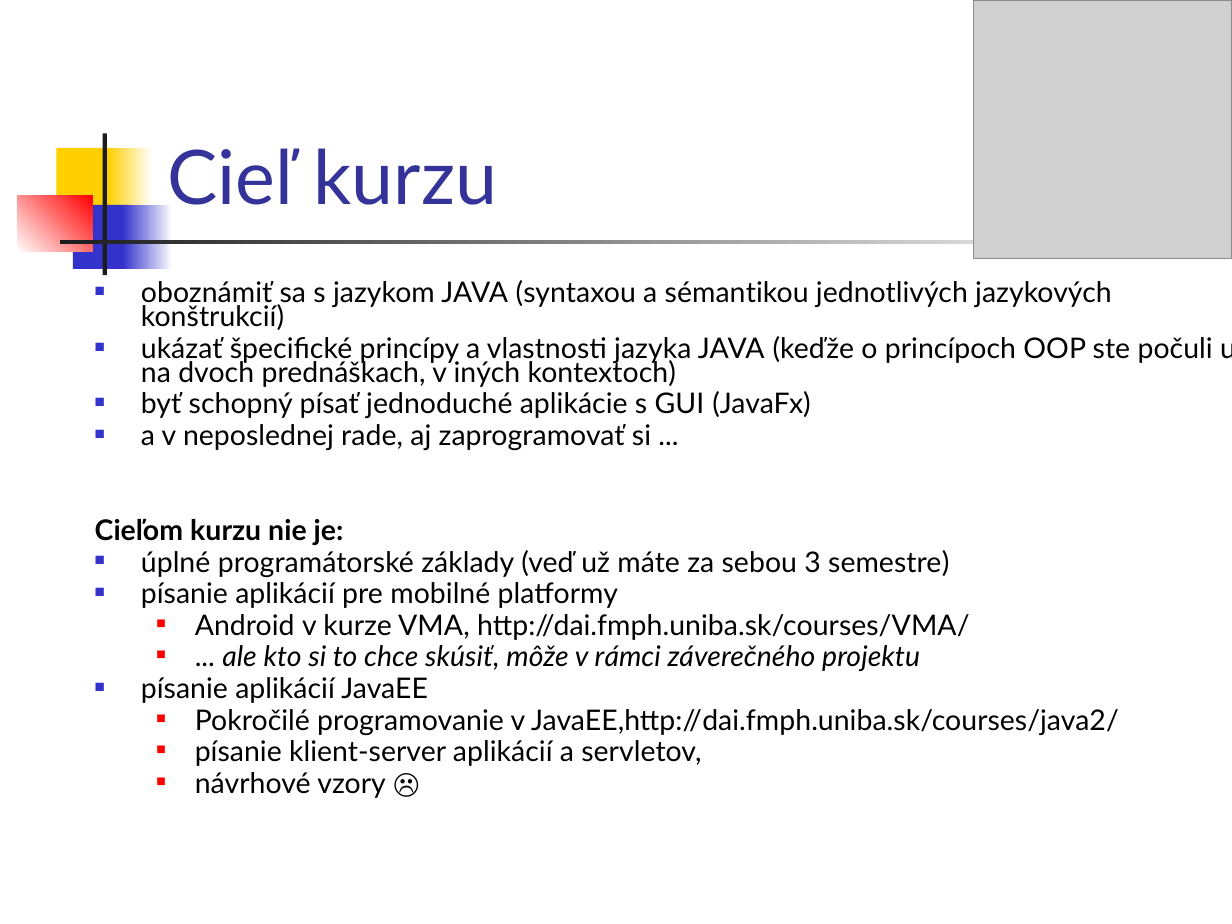
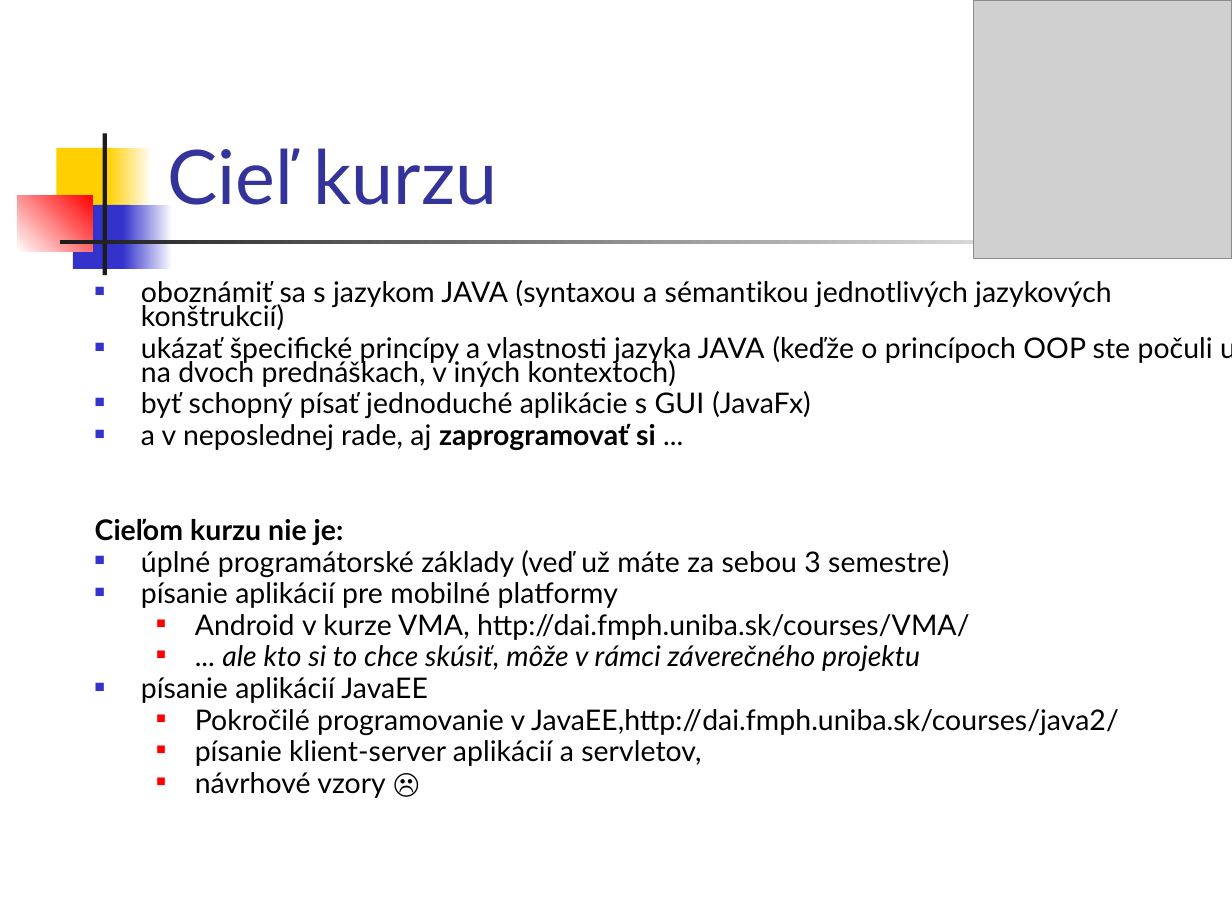
Before and after one commit to Programovanie4/Prednasky, a slide deck: slide 10 of 01/01_java.ppt. Drawn at 1232x924 pixels with LibreOffice and Linux fonts; fonts in the diff are those of the drawing; grey boxes stand for pictures. Boxes give left, top, right and bottom in pixels: in the first picture for what was removed or moved away, otherwise in the second. Text is boxed around its words. In the diff, an @@ line names an element or a change of style, - is before the commit and + after.

```diff
--- a/01/01_java.ppt
+++ b/01/01_java.ppt
@@ text at (141,424,656,450): bold on in "zaprogramovať si" @@
```
Also in this commit, not shown: 5 other slides changed, 3 other files.
